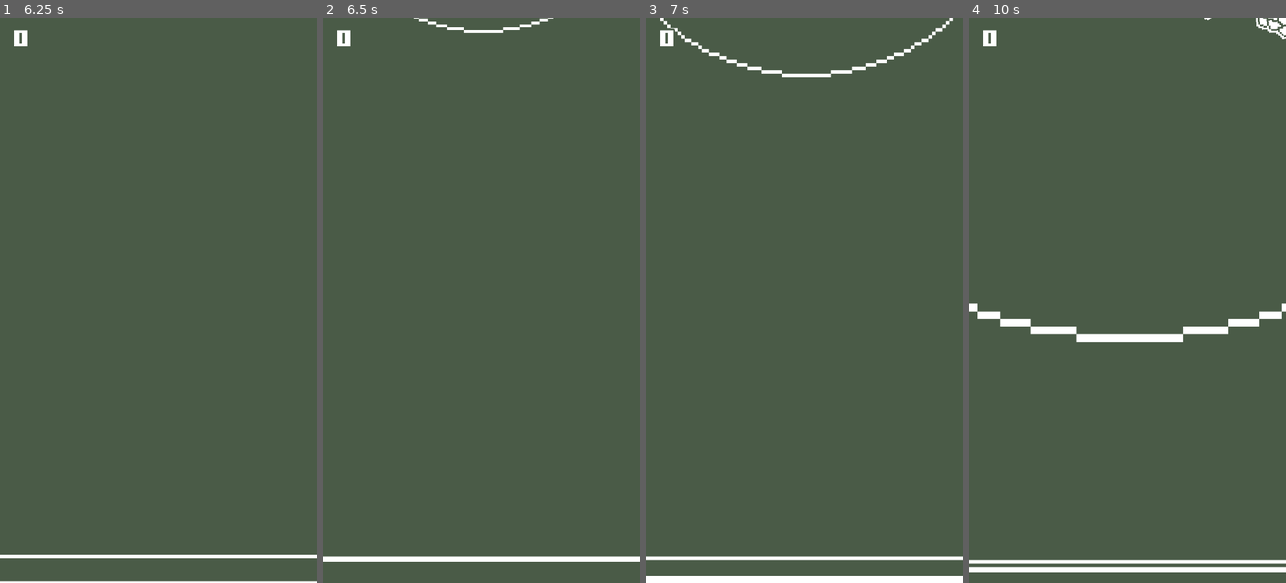
Above: before the commit, frames 1-4 (left to right).
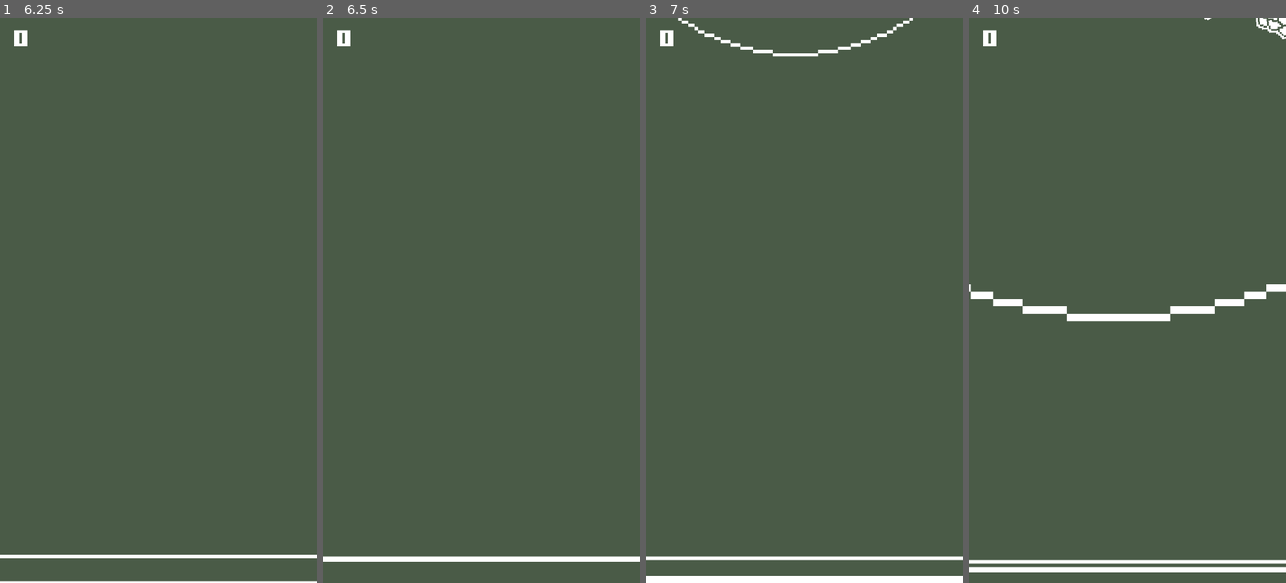
Above: after the commit, the same moments.

Repository: DGIST2023choidoyun/flogtus
Game: Godot game, scene res://Scenes/main.tscn
Two runs of this game, one before a commit and one after it. Both use one fixed random seed, a clock stepped at 60 frames per second and the inputs below.
Inputs (mouse positions are in pixels of both pictures, inside the frame that each line leads up to):
- Up to frame 1 (6.25 s): move the mouse to (228, 272) at 0.52 s; tap Space (Jump) at 0.6, 0.77, 1.07, 1.35, 1.52, 1.82, 2.1, 2.85, 3.02, 3.32, 3.6, 3.77, 4.07, 4.25, 4.35, 4.52, 4.82, 5.1, 5.75, 5.85, 6.02 s; click (228, 272) at 0.67 s; move the mouse to (95, 328) at 1.27 s; click (95, 328) at 1.42 s; move the mouse to (190, 176) at 2.02 s; click (190, 176) at 2.17 s; move the mouse to (142, 413) at 2.77 s; click (142, 413) at 2.92 s; tap Enter at 3.5, 5 s; move the mouse to (253, 385) at 3.52 s; click (253, 385) at 3.67 s; move the mouse to (63, 215) at 4.27 s; click (63, 215) at 4.42 s; move the mouse to (174, 300) at 5.02 s; click (174, 300) at 5.17 s; move the mouse to (110, 159) at 5.77 s; click (110, 159) at 5.92 s
- Up to frame 2 (6.5 s): tap Space (Jump) at 6.32 s
- Up to frame 3 (7 s): move the mouse to (874, 272) at 6.52 s; tap Space (Jump) at 6.6, 6.77 s; click (874, 272) at 6.67 s
- Up to frame 4 (10 s): tap Space (Jump) at 7.07, 7.35, 7.52, 7.82, 8.1, 8.85, 9.02, 9.32, 9.6, 9.77 s; move the mouse to (1064, 328) at 7.27 s; click (1064, 328) at 7.42 s; move the mouse to (1159, 176) at 8.02 s; click (1159, 176) at 8.17 s; move the mouse to (1111, 413) at 8.77 s; click (1111, 413) at 8.92 s; move the mouse to (1222, 385) at 9.52 s; click (1222, 385) at 9.67 s

Frame 1 is identical in both runs. In frame 2, 0.2% of the frame differs, in the area x 28-73%, y 0-3%; in frame 3, 1.1%; in frame 4, 2.8%, in the area x 0-100%, y 47-58%.

Commit message:
effect

Diff:
--- a/Objects/frog.tscn
+++ b/Objects/frog.tscn
@@ -166,9 +166,17 @@
 script = ExtResource("1_vwpa2")
 metadata/_custom_type_script = "uid://b6v7bg41x50l0"
 
+[node name="LandPoint" type="Marker2D" parent="."]
+unique_name_in_owner = true
+script = ExtResource("7_giiu1")
+
+[node name="Sprite2D" type="Sprite2D" parent="LandPoint"]
+texture_filter = 1
+texture = ExtResource("7_1lrn2")
+
 [node name="Sprite" type="AnimatedSprite2D" parent="."]
 sprite_frames = SubResource("SpriteFrames_vwpa2")
-animation = &"drown"
+animation = &"idle"
 autoplay = "idle"
 script = ExtResource("3_506uw")
 
@@ -211,17 +219,6 @@
 volume_db = 12.0
 bus = &"Effect"
 
-[node name="LandPoint" type="Marker2D" parent="."]
-visible = false
-z_index = 1
-script = ExtResource("7_giiu1")
-
-[node name="Sprite2D" type="Sprite2D" parent="LandPoint"]
-visible = false
-texture_filter = 1
-position = Vector2(0, 5)
-texture = ExtResource("7_1lrn2")
-
 [node name="Wave" parent="." instance=ExtResource("9_mp1wj")]
 
 [connection signal="animation_finished" from="Sprite" to="Sprite" method="_on_animation_finished"]
--- a/Scripts/frog/frog_animation.gd
+++ b/Scripts/frog/frog_animation.gd
@@ -21,7 +21,8 @@
 	self.play(&"jump")
 	self.speed_scale = speed
 
-	%JumpSound.play()
+	if %LandPoint.is_real_jump:
+		%JumpSound.play()
 
 func drown_animate() -> void:
 	get_parent().rotation = 0
--- a/Scripts/frog/land_point.gd
+++ b/Scripts/frog/land_point.gd
@@ -1,18 +1,25 @@
 extends Marker2D
+
+const jump_thres: float = 15.0
+
+var is_real_jump: bool = false
+
+func _ready() -> void:
+	self.hide()
 
 func _process(_delta: float) -> void:
 	var charged: float = Frog.charge_full - %ChargeTimer.time_left
 	var dest: Vector2 = Vector2.UP * charged / Frog.charge_full * Frog.max_dist
 
-	if dest.length() >= 12.0:
-		$Sprite2D.show()
+	if not is_real_jump and dest.length() >= jump_thres:
+		is_real_jump = true
 	self.position = dest
 
 func _notification(what: int) -> void:
 	if what == NOTIFICATION_VISIBILITY_CHANGED:
 		if visible:
 			set_process(true)
+			is_real_jump = false
 		else:
 			set_process(false)
 			self.position = Vector2.ZERO
-			$Sprite2D.hide()
--- a/Scripts/global/leap_server.gd
+++ b/Scripts/global/leap_server.gd
@@ -4,7 +4,7 @@
 func connect_frog(real_frog: Frog) -> void:
 	frog = real_frog
 
-func landed(platform: Node2D) -> void: # 개구리와 자연스러운 연결
+func landed(platform: Platform) -> void: # 개구리와 자연스러운 연결
 	if platform is Lotus:
 		var lotus: Lotus = platform as Lotus
 		if lotus.has_state and not lotus.state_changed.is_connected(frog.land):
@@ -12,7 +12,15 @@
 		if lotus.can_collapse and not lotus.collapse.is_connected(frog.drown):
 			lotus.collapse.connect(frog.drown)
 
-func takeoff(platform: Node2D) -> void:
+		var wave: Node2D = load("res://objects/wave.tscn").instantiate()
+		get_tree().root.add_child(wave)
+		wave.position = platform.position
+		wave.show()
+
+		print("asd")
+
+
+func takeoff(platform: Platform) -> void:
 	if platform is Lotus:
 		var lotus: Lotus = platform as Lotus
 		if lotus.has_state and lotus.state_changed.is_connected(frog.land):
Binary file changed: Textures/land_point.png
